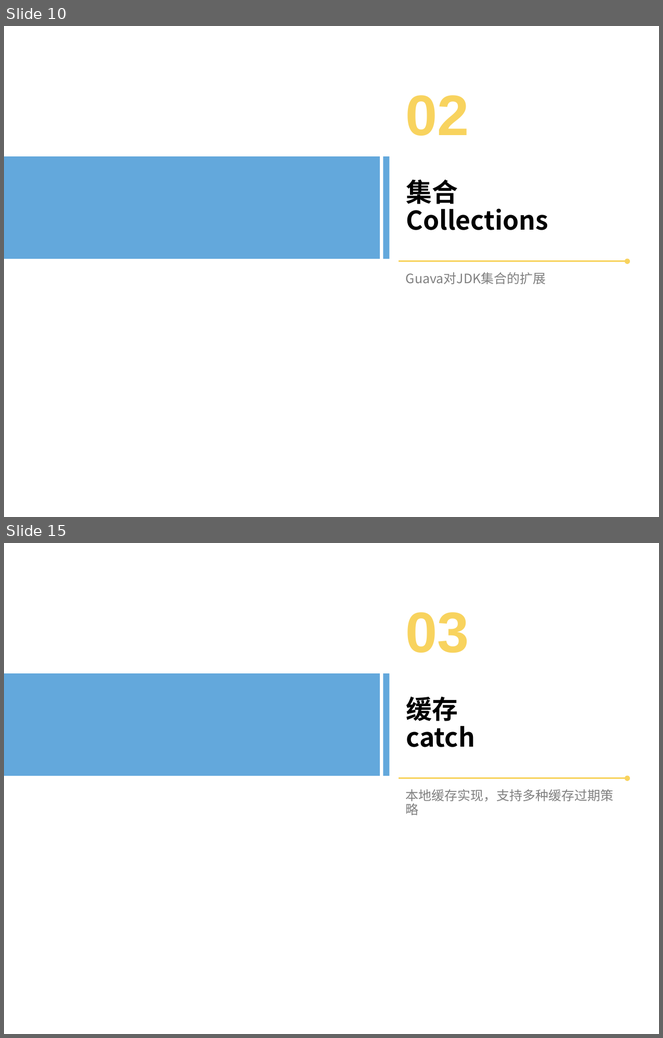
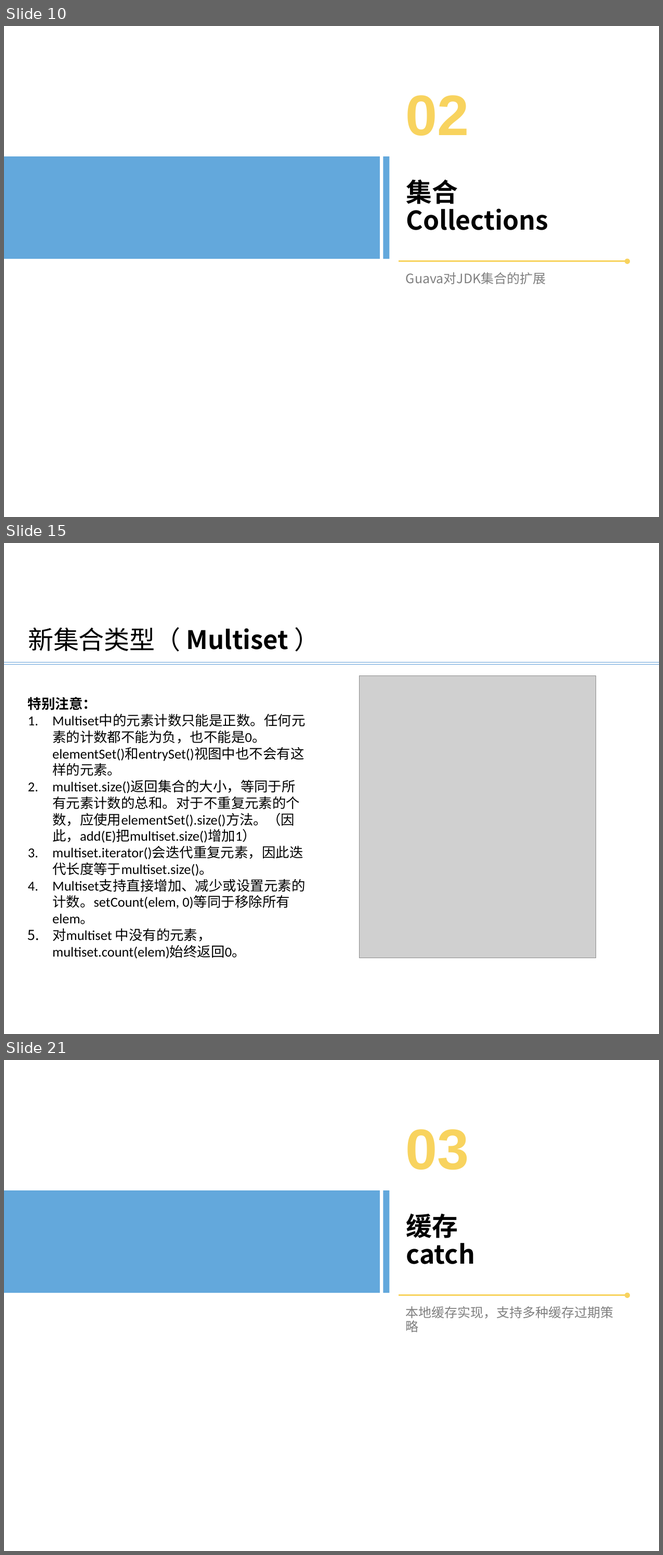
Before and after one commit to bxguo/guava, a slide deck: Guava介绍.pptx. Shown one above the other, each under a label of ours: slides 10 and 15 before the commit, slides 10, 15 and 21 after it; the slides between them are not shown. The pictures are 663x1038 and 663x1555 pixels, drawn with LibreOffice and Linux fonts; fonts in the diff are those of the drawing; grey boxes stand for pictures; background and template pictures are left out. Boxes give left, top, right and bottom in pixels: in the first picture for what was removed or moved away, otherwise in the second. Text is boxed around its words. In the diff, an @@ line names an element or a change of style, - is before the commit and + after.

```diff
--- a/Guava介绍.pptx
+++ b/Guava介绍.pptx
@@ slide 15 added at box(4, 543, 659, 1034), background #FFFFFF @@
@@ text added at box(28, 627, 289, 652), 28 pt, text #000000, bold @@
+新集合类型（ Multiset ）
@@ line added from (4, 662) to (659, 662), #5B9BD5 0.5 pt @@
@@ line added from (4, 664) to (659, 664), #5B9BD5 0.5 pt @@
@@ picture added at box(359, 676, 596, 958) @@
@@ text added at box(28, 697, 305, 959), 15.1 pt, text #000000 @@
+特别注意：
+1. Multiset中的元素计数只能是正数。任何元素的计数都不能为负，也不能是0。elementSet()和entrySet()视图中也不会有这样的元素。
+2. multiset.size()返回集合的大小，等同于所有元素计数的总和。对于不重复元素的个数，应使用elementSet().size()方法。（因此，add(E)把multiset.size()增加1）
+3. multiset.iterator()会迭代重复元素，因此迭代长度等于multiset.size()。
+4. Multiset支持直接增加、减少或设置元素的计数。setCount(elem, 0)等同于移除所有elem。
+5. 对multiset 中没有的元素，multiset.count(elem)始终返回0。
@@ what was slide 15 is now slide 21 @@
```
Also in this commit, not shown: 1 slide changed, 17 other slides added, 3 slides removed.
